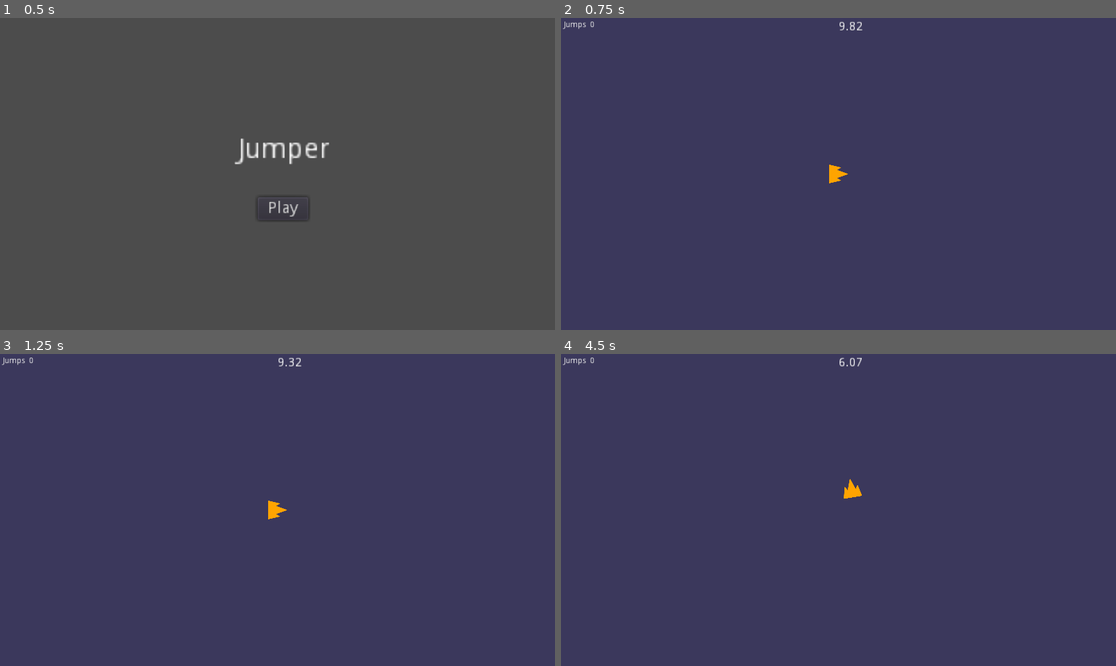
Above: before the commit, frames 1-4 (two rows, left to right).
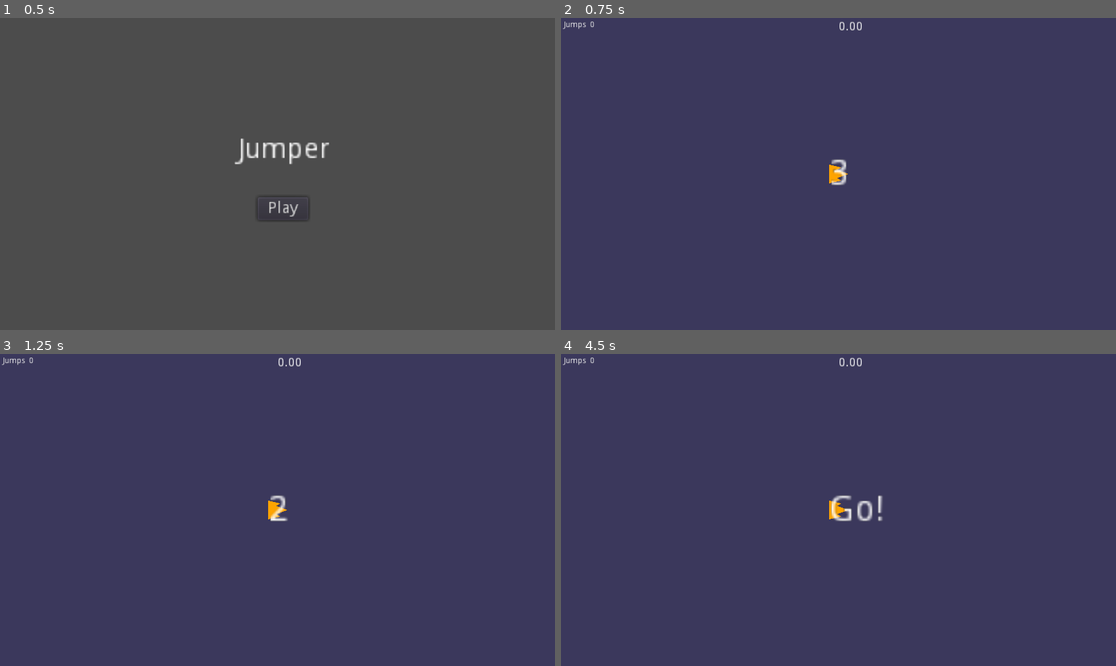
Above: after the commit, the same moments.

Repository: sombrerosheep/jumper
Game: Godot game, scene res://scenes/Main.tscn
Two runs of this game, one before a commit and one after it. Both use one fixed random seed, a clock stepped at 60 frames per second and the inputs below.
Inputs:
- Up to frame 1 (0.5 s): no input
- Up to frame 2 (0.75 s): click "Play" at 0.5 s
- Up to frame 3 (1.25 s): no input
- Up to frame 4 (4.5 s): tap Enter at 1.25 s; hold D (right) 1.28-2.03 s; hold S (down) 2.03-2.78 s; hold D (right) 2.78-3.53 s; hold W (up) 3.53-4.28 s; hold A (left) from 4.28 s (still down)

Frame 1 is identical in both runs. In frame 2, 0.2% of the frame differs, in the area x 48-55%, y 1-54%; in frame 3, 0.2%; in frame 4, 0.6%, in the area x 48-58%, y 1-54%.

Commit message:
start game countdown

Diff:
--- a/scenes/Game.tscn
+++ b/scenes/Game.tscn
@@ -6,6 +6,7 @@
 [ext_resource path="res://scripts/Camera2D.gd" type="Script" id=4]
 [ext_resource path="res://scenes/Portal.tscn" type="PackedScene" id=5]
 [ext_resource path="res://scenes/HUD.tscn" type="PackedScene" id=6]
+[ext_resource path="res://scenes/countdown.tscn" type="PackedScene" id=7]
 
 [node name="Game" type="Node2D"]
 script = ExtResource( 3 )
@@ -24,4 +25,7 @@
 
 [node name="HUD" parent="." instance=ExtResource( 6 )]
 
+[node name="StartCountdown" parent="." instance=ExtResource( 7 )]
+
 [connection signal="ship_jump" from="Portal" to="." method="_on_ship_jump"]
+[connection signal="countdown_complete" from="StartCountdown" to="." method="_on_countdown_complete"]
--- /dev/null
+++ b/scenes/countdown.tscn
@@ -0,0 +1,20 @@
+[gd_scene load_steps=2 format=2]
+
+[ext_resource path="res://scripts/countdown.gd" type="Script" id=1]
+
+[node name="CanvasLayer" type="CanvasLayer"]
+script = ExtResource( 1 )
+
+[node name="Text" type="Label" parent="."]
+anchor_left = 0.5
+anchor_top = 0.5
+anchor_right = 0.5
+anchor_bottom = 0.5
+margin_left = -35.0
+margin_top = -60.0
+margin_right = -27.0
+margin_bottom = -46.0
+rect_scale = Vector2( 9, 9 )
+text = "3"
+align = 1
+valign = 1
--- a/scripts/Game.gd
+++ b/scripts/Game.gd
@@ -2,7 +2,10 @@
 
 signal game_over
 
-enum GameState {PLAYING, GAME_OVER}
+enum GameState {GETTING_STARTED, PLAYING, GAME_OVER}
+
+export var ready_countdown: float = 3.0
+export var ready_message: String = "Go!"
 
 var state = GameState.GAME_OVER
 
@@ -18,22 +21,24 @@
 func _ready():
 	hide()
 
-func start():
-	$HUD.show()
-	show()
-	state = GameState.PLAYING
-	$MainCamera.set_target($Ship)
-	new_game()
 
 func new_game():
-	$World.init(world_sz)
-	$MainCamera.set_bounds(world_sz)
+	show()
+	state = GameState.GETTING_STARTED
+
+	$HUD.show()
 	jumps = 0
 	play_time = init_play_time
-	var player_start: Vector2 = Vector2(0,0)
-	$Ship.start(player_start, world_sz)
+
+	$World.init(world_sz)
+
+	$MainCamera.set_target($Ship)
+	$MainCamera.set_bounds(world_sz)
+
+	$Ship.start(Vector2(0,0), world_sz)
 
 	setup_level()
+	$StartCountdown.init(ready_countdown, ready_message)
 
 func setup_level():
 	var portal_buffer = 32
@@ -43,7 +48,6 @@
 	var player_portal_diff = $PortalMarker.position - $Ship.position
 	var diff_mag = player_portal_diff.length()
 	portal_bonus = diff_mag / 1000 * porta_bonus_multiplier
-	print(portal_bonus)
 
 	$Portal.start($PortalMarker.position)
 
@@ -65,6 +69,9 @@
 # Called every frame. 'delta' is the elapsed time since the previous frame.
 func _process(delta):
 	match state:
+		GameState.GETTING_STARTED:
+			# countdown is processing
+			pass
 		GameState.PLAYING:
 			play_time -= delta
 			$HUD.update_playtime(play_time)
@@ -86,3 +93,7 @@
 	play_time += portal_bonus
 	$HUD.set_jumps(jumps)
 	setup_level()
+
+func _on_countdown_complete():
+	state = GameState.PLAYING
+	$Ship.activate()
--- a/scripts/Main.gd
+++ b/scripts/Main.gd
@@ -2,25 +2,19 @@
 
 var game_scene = preload("res://scenes/Game.tscn").instance()
 
-# Declare member variables here. Examples:
-# var a = 2
-# var b = "text"
 
-
-# Called when the node enters the scene tree for the first time.
 func _ready():
 	pass
 
 
-# Called every frame. 'delta' is the elapsed time since the previous frame.
-#func _process(delta):
-#	pass
+func _process(delta):
+	pass
 
 
 func _on_StartGame_pressed():
 	$UI.hide()
 	get_node("GameRoot").add_child(game_scene)
-	game_scene.start()
+	game_scene.new_game()
 	game_scene.connect("game_over", self, "_on_Game_game_over")
 
 
--- a/scripts/Ship.gd
+++ b/scripts/Ship.gd
@@ -5,6 +5,7 @@
 var rotation_speed = 3.5
 
 var is_active: bool = false
+var is_shutdown: bool = false
 
 var bounds: Vector2
 var velocity: Vector2
@@ -12,13 +13,14 @@
 # Called when the node enters the scene tree for the first time.
 func _ready():
 	velocity = Vector2.ZERO
-	#hide()
+	hide()
 
 func start(pos: Vector2,  b: Vector2):
 	velocity = Vector2.ZERO
 	position = pos
 	bounds = b
-	is_active = true
+	is_active = false
+	is_shutdown = false
 	show()
 
 func get_rect() -> Rect2:
@@ -44,7 +46,7 @@
 
 		velocity = Utilities.Vector2_clampf(velocity, -max_velocity, max_velocity)
 
-	else:
+	if is_shutdown == true:
 		rotation += rotation_speed * 2 * delta
 		velocity = Vector2.ZERO
 
@@ -56,5 +58,8 @@
 	velocity.x -= velocity.x * .25 * delta
 	velocity.y -= velocity.y * .25 * delta
 
+func activate():
+	is_active = true
+
 func shutdown():
-	is_active = false
+	is_shutdown = false
--- /dev/null
+++ b/scripts/countdown.gd
@@ -0,0 +1,42 @@
+extends CanvasLayer
+
+signal countdown_complete
+
+enum CountdownState {INIT, RUNNING, ELAPSED, DONE}
+
+var count: float = 0.0
+var state = CountdownState.DONE
+var message_delay = 1.0
+var message = ""
+
+func _ready():
+	hide()
+
+func init(duration: float, complete_msg: String):
+	count = duration
+	message = complete_msg
+	state = CountdownState.RUNNING
+	show()
+
+func _process(delta):
+	match state:
+		CountdownState.INIT:
+			pass
+		CountdownState.RUNNING:
+			count -= delta
+
+			if count < 0:
+				count = 0
+				state = CountdownState.ELAPSED
+
+			$Text.text = "%.0f" % count
+		CountdownState.ELAPSED:
+			$Text.text = message
+			count += delta
+
+			if count > message_delay:
+				state = CountdownState.DONE
+				emit_signal("countdown_complete")
+				hide()
+		CountdownState.DONE:
+			pass
Not shown: 1 places in scenes/Game.tscn that only renumber resources
